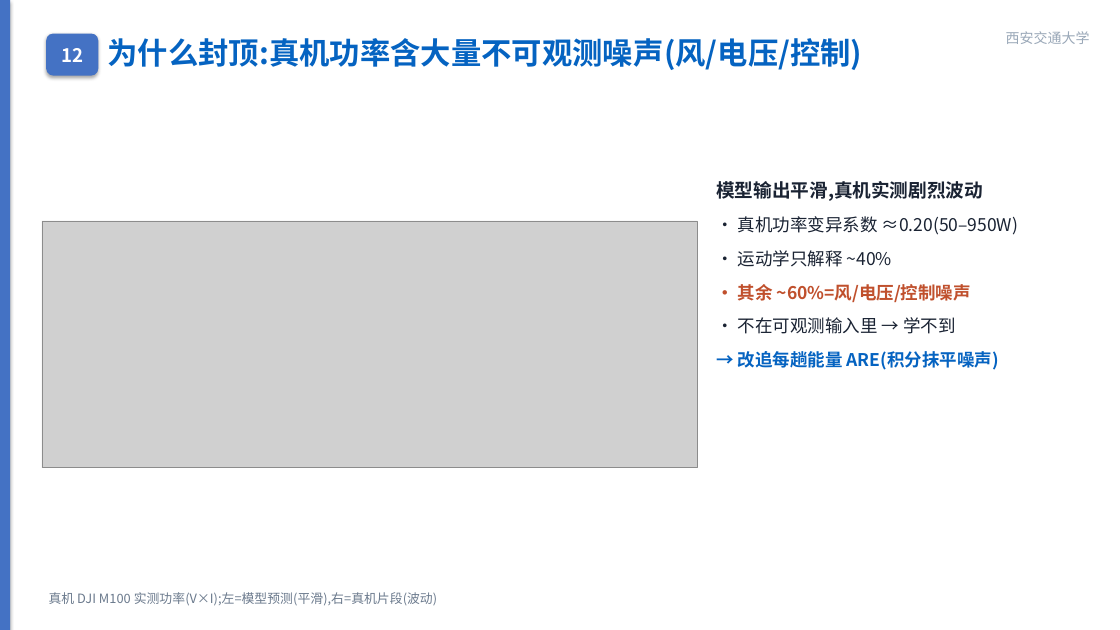
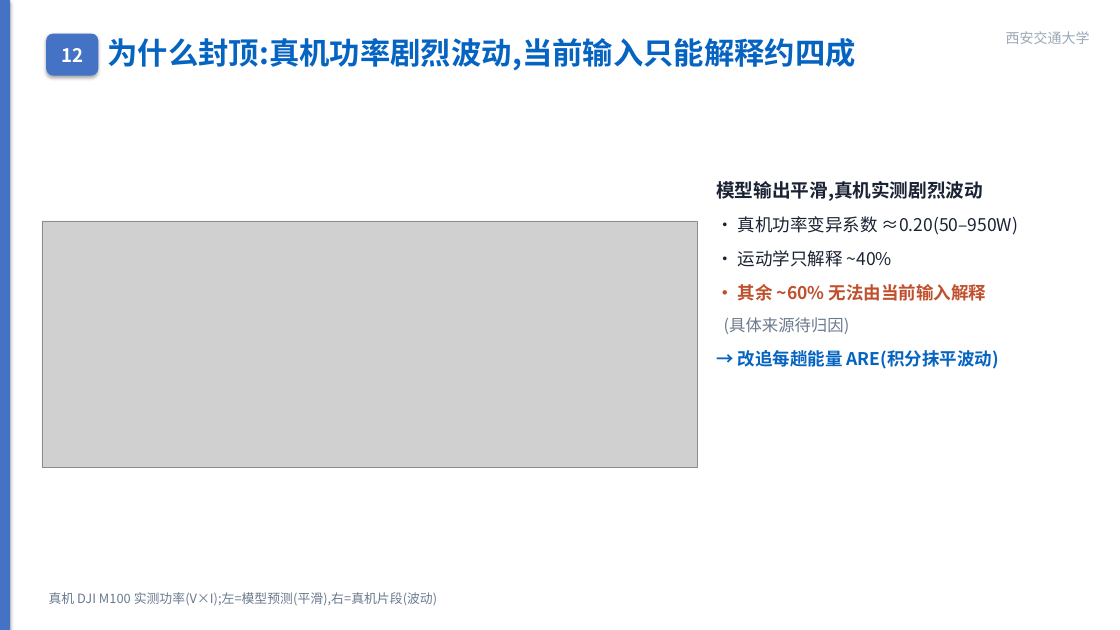
Before and after one commit to wbz0429/PathPlanningwithEnergy, a slide deck: slide 15 of autoresearch/energy_m100/experiments/midterm_defense.pptx. Drawn at 1120x630 pixels with LibreOffice and Linux fonts; fonts in the diff are those of the drawing; grey boxes stand for pictures. Boxes give left, top, right and bottom in pixels: in the first picture for what was removed or moved away, otherwise in the second. Text is boxed around its words. In the diff, an @@ line names an element or a change of style, - is before the commit and + after.

```diff
--- a/autoresearch/energy_m100/experiments/midterm_defense.pptx
+++ b/autoresearch/energy_m100/experiments/midterm_defense.pptx
@@ text at [107, 38, 855, 71]: text changed @@
-为什么封顶:真机功率含大量不可观测噪声(风/电压/控制)
+为什么封顶:真机功率剧烈波动,当前输入只能解释约四成
@@ text at [724, 284, 999, 369]: text changed @@
-· 其余 ~60%=风/电压/控制噪声
-· 不在可观测输入里 → 学不到
-→ 改追每趟能量 ARE(积分抹平噪声)
+· 其余 ~60% 无法由当前输入解释
+(具体来源待归因)
+→ 改追每趟能量 ARE(积分抹平波动)
```
Also in this commit, not shown: 7 other files.
